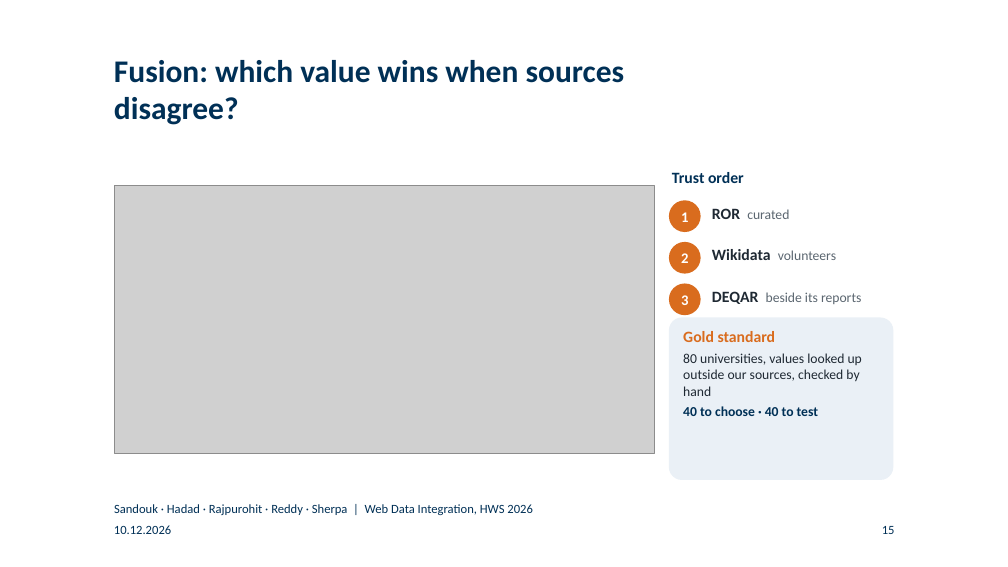
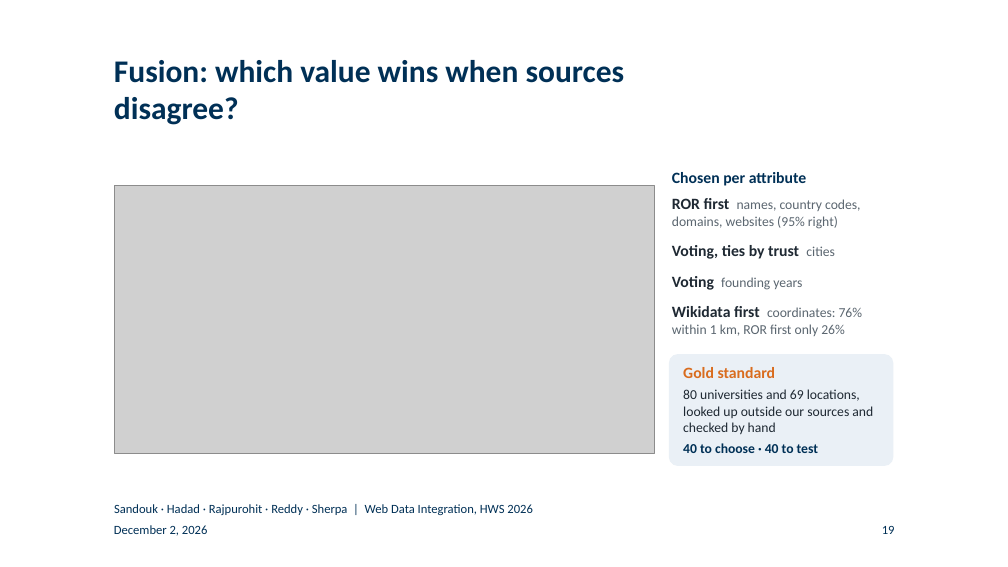
Before and after one commit to BlackSamuron0305/Web-Data-Integration-Project-HWS2026, a slide deck: slide 19 of submission/final-presentation/final_presentation.pptx (slide 15 before the commit). Drawn at 1008x567 pixels with LibreOffice and Linux fonts; fonts in the diff are those of the drawing; grey boxes stand for pictures; background and template pictures are left out. Boxes give left, top, right and bottom in pixels: in the first picture for what was removed or moved away, otherwise in the second. Text is boxed around its words. In the diff, an @@ line names an element or a change of style, - is before the commit and + after.

Commit message:
Add BPMN agenda slides and update fusion slide in presentation
- Four "Where we are" slides reuse the report's BPMN model as the agenda,
  highlighting the current step (figures/agenda.drawio, scripts/agenda_bpmn.py)
- Fusion slide shows the function chosen per attribute, with websites
  (ROR first) and coordinates (Wikidata first) as in the report
- Presentation date December 2, 2026 and US number formats in slides and plots

```diff
--- a/submission/final-presentation/final_presentation.pptx
+++ b/submission/final-presentation/final_presentation.pptx
@@ text at bbox=[672, 172, 806, 186]: text changed @@
-Trust order
+Chosen per attribute
@@ ellipse removed at bbox=[669, 200, 700, 232] @@
-1
@@ text at bbox=[672, 198, 860, 229]: text changed @@
-ROR curated
+ROR first names, country codes, domains, websites (95% right)
@@ ellipse removed at bbox=[669, 242, 700, 274] @@
-2
@@ text at bbox=[672, 245, 835, 259]: text changed; size 13 to 15 pt; text colour #5B6670 to #1F2933; bold on @@
-Wikidata volunteers
+Voting, ties by trust cities
@@ ellipse removed at bbox=[669, 283, 700, 315] @@
-3
@@ text at bbox=[672, 276, 802, 290]: text changed @@
-DEQAR beside its reports
+Voting founding years
@@ text added at bbox=[672, 306, 863, 336], 13 pt, text #5B6670 @@
+Wikidata first coordinates: 76% within 1 km, ROR first only 26%
@@ rounded rectangle: place and size @@
-rounded rectangle at bbox=[669, 317, 893, 480]
+rounded rectangle at bbox=[669, 354, 893, 466]
@@ text "Gold standard": place and size @@
-text "Gold standard" at bbox=[683, 331, 862, 416]
+text "Gold standard" at bbox=[683, 367, 873, 453]
@@ text at bbox=[683, 389, 873, 434]: text changed @@
-80 universities, values looked up outside our sources, checked by hand
+80 universities and 69 locations, looked up outside our sources and checked by hand
@@ text at bbox=[114, 525, 207, 535]: text changed @@
-10.12.2026
+December 2, 2026
@@ page number at bbox=[882, 526, 895, 534]: text changed @@
-15
+19
```
Also in this commit, not shown: 21 other slides changed, 4 slides added, 11 other files.
